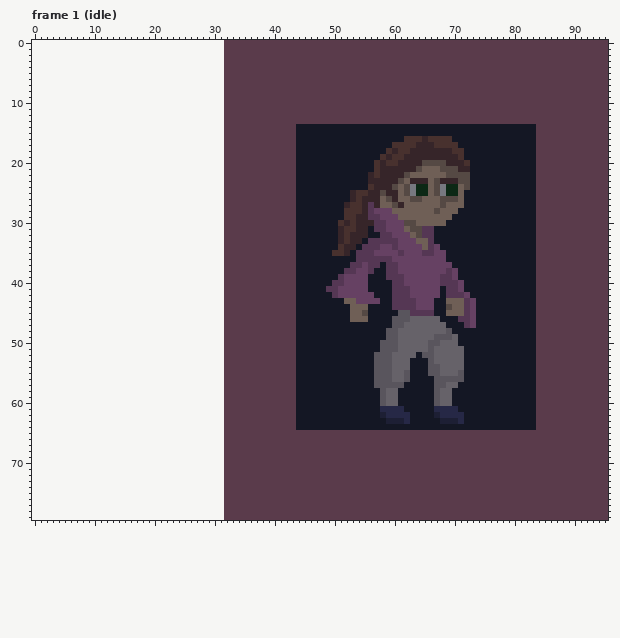
Two versions of one pixel-art file, Udemy Training/neil animated.aseprite. That is the earlier state.
64x80 pixels, 11 frames. Colours within 5 levels of each other are drawn and written as one. Shown: frame 1 (idle). The old version is drawn lined up with the new one, on the new canvas. The commit also changed other frames, which this record leaves out.
The result:
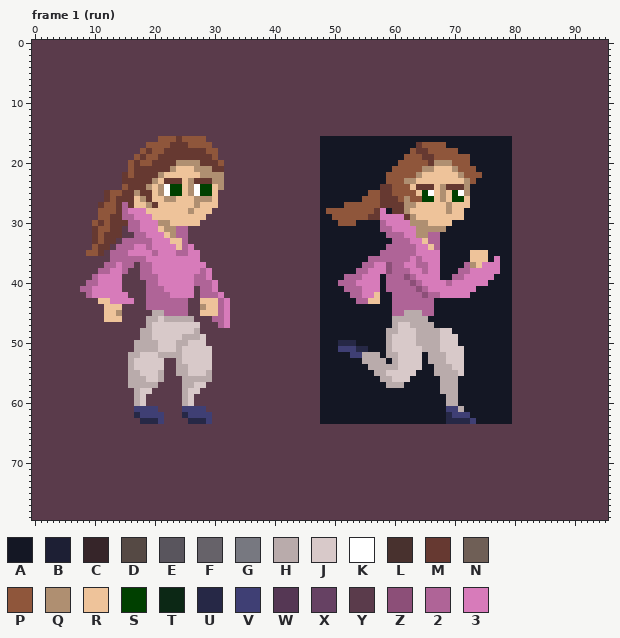
Palette (. is transparent): A #141724  B #1d1f34  C #362529  D #554944  E #59555d  F #666269  G #777880  H #b9abab  J #d8c9c9  K #ffffff  L #48312e  M #663931  N #6f5f56  P #8f563b  Q #af8f71  R #eec39a  S #004000  T #0c2815  U #262846  V #3f3f74  W #553754  X #664163  Y #5a3b4b  Z #8c4f78  2 #af6497  3 #d77bba
Diff:
canvas 64x80 -> 96x80, the old top-left corner now at 32,0
Changed rows in their new state; - is an unchanged pixel.
Frame 1 (run):
first column x 0:
 0 YYYYYYYYYYYYYYYYYYYYYYYYYYYYYYYY----------------------------------------------------
 1 YYYYYYYYYYYYYYYYYYYYYYYYYYYYYYYY----------------------------------------------------
 2 YYYYYYYYYYYYYYYYYYYYYYYYYYYYYYYY----------------------------------------------------
 3 YYYYYYYYYYYYYYYYYYYYYYYYYYYYYYYY----------------------------------------------------
 4 YYYYYYYYYYYYYYYYYYYYYYYYYYYYYYYY----------------------------------------------------
 5 YYYYYYYYYYYYYYYYYYYYYYYYYYYYYYYY----------------------------------------------------
 6 YYYYYYYYYYYYYYYYYYYYYYYYYYYYYYYY----------------------------------------------------
 7 YYYYYYYYYYYYYYYYYYYYYYYYYYYYYYYY----------------------------------------------------
 8 YYYYYYYYYYYYYYYYYYYYYYYYYYYYYYYY----------------------------------------------------
 9 YYYYYYYYYYYYYYYYYYYYYYYYYYYYYYYY----------------------------------------------------
10 YYYYYYYYYYYYYYYYYYYYYYYYYYYYYYYY----------------------------------------------------
11 YYYYYYYYYYYYYYYYYYYYYYYYYYYYYYYY----------------------------------------------------
12 YYYYYYYYYYYYYYYYYYYYYYYYYYYYYYYY----------------------------------------------------
13 YYYYYYYYYYYYYYYYYYYYYYYYYYYYYYYY----------------------------------------------------
14 YYYYYYYYYYYYYYYYYYYYYYYYYYYYYYYY------------YYYYYYYYYYYYYYYYYYYYYYYYYYYYYYYYYYYYYYYY
15 YYYYYYYYYYYYYYYYYYYYYYYYYYYYYYYY------------YYYYYYYYYYYYYYYYYYYYYYYYYYYYYYYYYYYYYYYY
16 YYYYYYYYYYYYYYYYYYYYYPPPMPPPPYYY------------YYYY--------------AAAAAAAA----------YYYY
17 YYYYYYYYYYYYYYYYYYYPPPPMMMPPPPYY------------YYYY------------AAAAMPPPPAA---------YYYY
18 YYYYYYYYYYYYYYYYYYPMPPMMMMMMMPPY------------YYYY-----------AAAAPMMPPPPPA--------YYYY
19 YYYYYYYYYYYYYYYYYPMPPMMMMMMMMMPY------------YYYY----------AAAAPPPMMPPPPPP-------YYYY
20 YYYYYYYYYYYYYYYYPMPPMMMMQQQQMMMP------------YYYY---------AAAAPPPPPMQQQPPP-------YYYY
21 YYYYYYYYYYYYYYYYPMMMMMMQRRRQQQMM------------YYYY---------AAAPPPPPQQRRRQPPP------YYYY
22 YYYYYYYYYYYYYYYMPMMMMQRRRRRRQQQQ------------YYYY--------AAAPPPPPQRRRRRRQPPP-----YYYY
23 YYYYYYYYYYYYYYYMMMMMQRMMMRQMMMQQ------------YYYY--------AAAPPPQQRRRRRRRRQP------YYYY
24 YYYYYYYYYYYYYYYPMMMQRQKSSRQKSSRQ------------YYYY--------AAMMPPPRMMMRQMMMQ-------YYYY
25 YYYYYYYYYYYYMPPMMQMMRQKSSRQKSSRY------------YYYY-----AAAPPMMPPPPRSKRQRSKQ-------YYYY
26 YYYYYYYYYYYYMPMMMRQMRRQQRRRQQQRY------------YYYY-----AAPPPMMMPQPPSSRQRSSR-------YYYY
27 YYYYYYYYYYYMPPM2MRRQMRRRRRRQRRRY------------YYYY----PPPPPPMMMMQQRRRRRQRRR-------YYYY
28 YYYYYYYYYYYPPPM2333RRRRRRRQRRRYY------------YYYY-PPPPPPPPM3AMMQRRRRRRQRR--------YYYY
29 YYYYYYYYYYYPPMM22333RRRRRRRRRYYY------------YYYY--PPPPPPMM3333MQRRRRRRRR--------YYYY
30 YYYYYYYYYYPMPMMM22333QQRRRRRYYYY------------YYYY---PPPAAAA23333QQQRRRR----------YYYY
31 YYYYYYYYYYMPPMMY22333RQQ22YYYYYY------------YYYY---AAAAA-A223333QQQQQ-----------YYYY
32 YYYYYYYYYYMPMMMYY22333RQ22YYYYYY------------YYYY---AAAAA--A22233QQ22------------YYYY
33 YYYYYYYYYYMPMMY22222333RR2YYYYYY------------YYYY---AAAA-AAAA22233R22------------YYYY
34 YYYYYYYYYYPMMY2223323333R23YYYYY------------YYYY---AAA-AAAA2222233R2------------YYYY
35 YYYYYYYYYPPMY222333323332233YYYY------------YYYY--AAA-AAAA2222223333A----RRR----YYYY
36 YYYYYYYYYYYYY222222333333333YYYY------------YYYY------AA222222232333A----RRR-3--YYYY
37 YYYYYYYYYYYY22322Y22333333333YYY------------YYYY-----AA2233Z22332233AA--2QR333--YYYY
38 YYYYYYYYYYY22332YY223333333323YY------------YYYY----AA22333Z22233233AAA2233333--YYYY
39 YYYYYYYYYY23333YYY222333333223YY------------YYYY---A222333-222Z23333AA2233333---YYYY
40 YYYYYYYYY223333YYYY223333332223Y------------YYYY--A2223333-2222Z233332333333----YYYY
41 YYYYYYYY2233333YYYY22233333Y223Y------------YYYY-AAA222333-22222Z233333333------YYYY
42 YYYYYYYYY2333333YYY22223333Y2223------------YYYY--AAA2233R--22222Z2233333-------YYYY
43 YYYYYYYYYYYRR3333YY2222222YYRRR23-----------YYYY----AA22RR--2222222--AAAAA------YYYY
44 YYYYYYYYYYYYRRRYYYY2222222YYQRR23-----------YYYY-----AAA----2222222--AAAAA------YYYY
45 YYYYYYYYYYYYRRQYYYYYHH2222YYRRR23-----------YYYY-----AAA----22HHH22--AAAAA------YYYY
46 YYYYYYYYYYYYRRRYYYYHHJHHHHHYYY223-----------YYYY-----AAA----HHHHHHAA---AAA------YYYY
47 YYYYYYYYYYYYYYYYYYYHJJJJJJJJYYY23-----------YYYY------------HJJHHHHAA---AA------YYYY
48 YYYYYYYYYYYYYYYYYYHHJJJJJJJHYYYY------------YYYY-----------HHJJJHHHHJJ----------YYYY
49 YYYYYYYYYYYYYYYYYYHHJJJJJHHHJYYY------------YYYY-----------HJJJJHHHHJJJ---------YYYY
50 YYYYYYYYYYYYYYYYYHHHHJJJHHJJJYYY------------YYYY---UUU----AHJJJJHHHHJJJ---------YYYY
51 YYYYYYYYYYYYYYYYYHHHHJJJHJJJJJYY------------YYYY---VVVUU--AHJJJJJHHHJJJJ--------YYYY
52 YYYYYYYYYYYYYYYYHHJJJHHHHJJJJJYY------------YYYY-----VVHHHAHHJJJJAHHHJJJ--------YYYY
53 YYYYYYYYYYYYYYYYHJJJJJYYHJJJJJYY------------YYYY-------HHHHAHJJJJ-HHHJJJ--------YYYY
54 YYYYYYYYYYYYYYYYHJJJJJYYHHJJJJYY------------YYYY--------HHHHHJJJJ-AHHHJJ--------YYYY
55 YYYYYYYYYYYYYYYYHHJJJHYYHHJJJHYY------------YYYY---------HHJJJJJ--AHHHHJ--------YYYY
56 YYYYYYYYYYYYYYYYHHHJJHYYYHHHHHYY------------YYYY---------AHHJJJ----AHHHA--------YYYY
57 YYYYYYYYYYYYYYYYHHHHHYYYYHHJJYYY------------YYYY---------AAHHH-----AHHH---------YYYY
58 YYYYYYYYYYYYYYYYYHJJYYYYYHJJYYYY------------YYYY----------AAA------AHHH---------YYYY
59 YYYYYYYYYYYYYYYYYHJYYYYYYHJYYYYY------------YYYY----------AAA------AAHH---------YYYY
60 YYYYYYYYYYYYYYYYYHJYYYYYYHJYYYYY------------YYYY----------AAA------AAHH---------YYYY
61 YYYYYYYYYYYYYYYYYVVVVYYYYVVVVYYY------------YYYY----------AAAA-----AAVVH--------YYYY
62 YYYYYYYYYYYYYYYYYUVVVVYYYUVVVVYY------------YYYY----------AAAAA----AA-VVV-------YYYY
63 YYYYYYYYYYYYYYYYYYUUUVYYYYUUUVYY------------YYYY-----------AAAA-----AUU-UV------YYYY
64 YYYYYYYYYYYYYYYYYYYYYYYYYYYYYYYY------------YYYYYYYYYYYYYYYYYYYYYYYYYYYYYYYYYYYYYYYY
65 YYYYYYYYYYYYYYYYYYYYYYYYYYYYYYYY----------------------------------------------------
66 YYYYYYYYYYYYYYYYYYYYYYYYYYYYYYYY----------------------------------------------------
67 YYYYYYYYYYYYYYYYYYYYYYYYYYYYYYYY----------------------------------------------------
68 YYYYYYYYYYYYYYYYYYYYYYYYYYYYYYYY----------------------------------------------------
69 YYYYYYYYYYYYYYYYYYYYYYYYYYYYYYYY----------------------------------------------------
70 YYYYYYYYYYYYYYYYYYYYYYYYYYYYYYYY----------------------------------------------------
71 YYYYYYYYYYYYYYYYYYYYYYYYYYYYYYYY----------------------------------------------------
72 YYYYYYYYYYYYYYYYYYYYYYYYYYYYYYYY----------------------------------------------------
73 YYYYYYYYYYYYYYYYYYYYYYYYYYYYYYYY----------------------------------------------------
74 YYYYYYYYYYYYYYYYYYYYYYYYYYYYYYYY----------------------------------------------------
75 YYYYYYYYYYYYYYYYYYYYYYYYYYYYYYYY----------------------------------------------------
76 YYYYYYYYYYYYYYYYYYYYYYYYYYYYYYYY----------------------------------------------------
77 YYYYYYYYYYYYYYYYYYYYYYYYYYYYYYYY----------------------------------------------------
78 YYYYYYYYYYYYYYYYYYYYYYYYYYYYYYYY----------------------------------------------------
79 YYYYYYYYYYYYYYYYYYYYYYYYYYYYYYYY----------------------------------------------------
Boxes around the changes in both pictures, in picture pixels (x1, y1, x2, y2):
changed: (32, 40, 230, 520)
changed: (296, 124, 536, 430)
